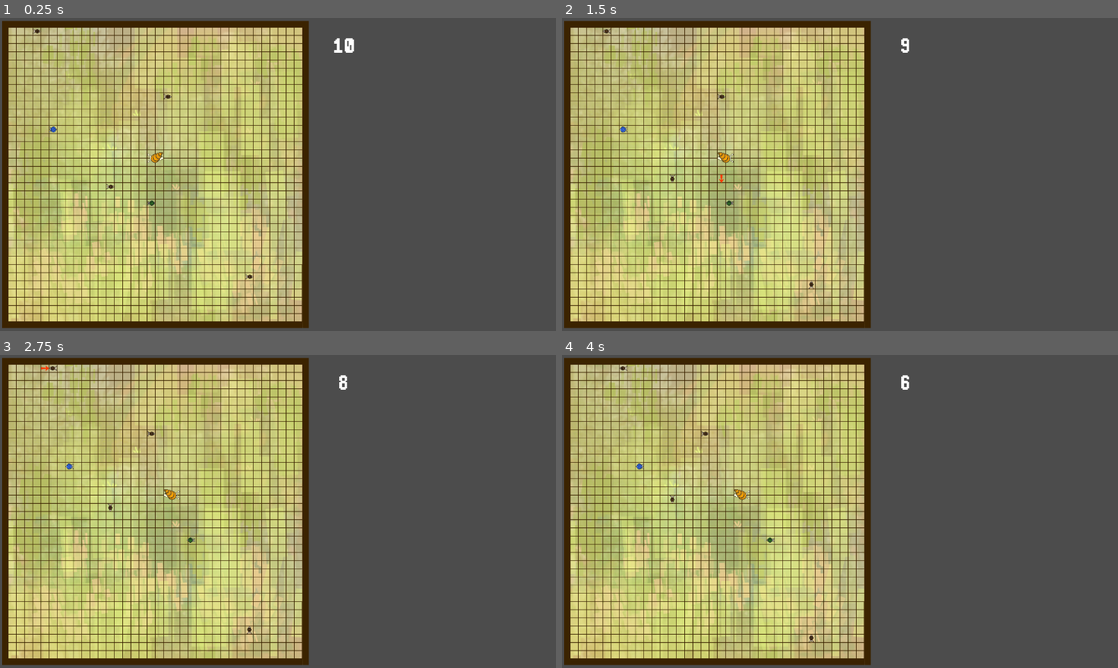
Above: before the commit, frames 1-4 (two rows, left to right).
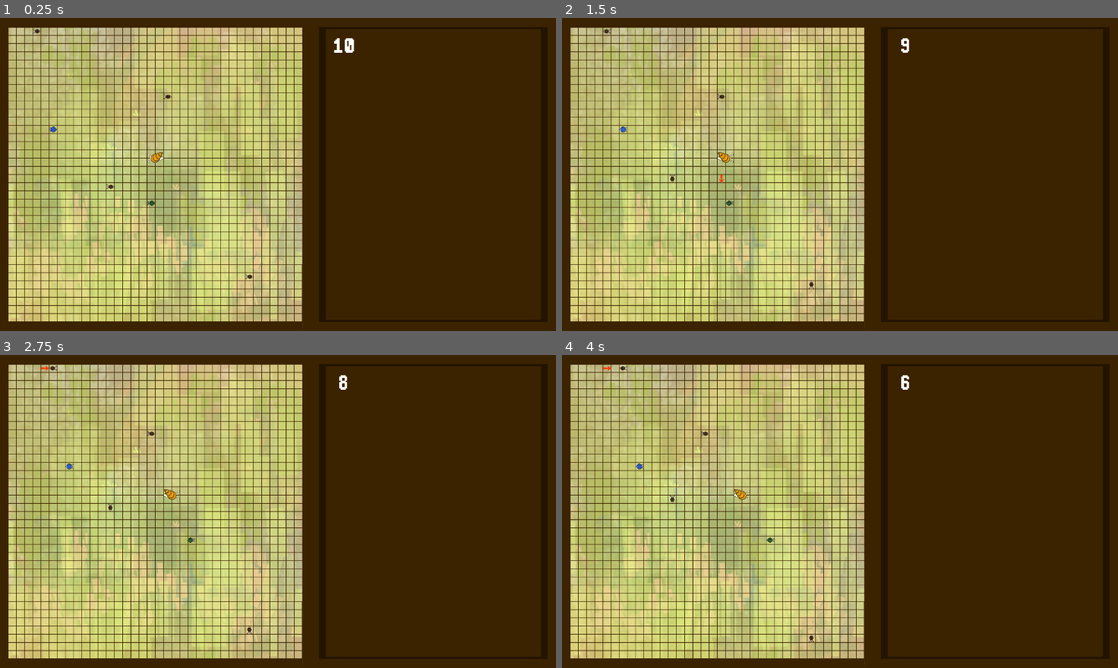
Above: after the commit, the same moments.

Repository: RNairn01/LD-51
Game: Godot game, scene res://scenes/screens/play_screen.tscn
Two runs of this game, one before a commit and one after it. Both use one fixed random seed, a clock stepped at 60 frames per second and the inputs below.
Inputs (mouse positions are in pixels of both pictures, inside the frame that each line leads up to):
- Up to frame 1 (0.25 s): no input
- Up to frame 2 (1.5 s): tap Enter at 0.5 s; move the mouse to (717, 174) at 0.52 s; right-click (717, 174) at 0.6 s; click (717, 174) at 0.67 s; move the mouse to (723, 177) at 1.27 s; click (723, 177) at 1.35 s
- Up to frame 3 (2.75 s): right-click (161, 514) at 1.55 s; move the mouse to (44, 367) at 2.02 s; right-click (44, 367) at 2.1 s; click (44, 367) at 2.17 s
- Up to frame 4 (4 s): tap Space at 2.75 s; right-click (606, 367) at 2.85 s; click (606, 367) at 2.92 s; move the mouse to (706, 433) at 3.52 s; click (706, 433) at 3.6 s; right-click (706, 433) at 3.8 s

The runs differ from the first frame. In frame 1, 46% of the frame differs, in the area x 0-100%, y 0-100%; in frame 2, 46%; in frame 3, 46%; in frame 4, 46%.

Commit message:
Fix right click delete bug with arrows

Diff:
--- a/project.godot
+++ b/project.godot
@@ -48,4 +48,5 @@
 quality/driver/driver_name="GLES2"
 vram_compression/import_etc=true
 vram_compression/import_etc2=false
+environment/default_clear_color=Color( 0.113725, 0.0666667, 0, 1 )
 environment/default_environment="res://default_env.tres"
--- a/scenes/screens/play_screen.tscn
+++ b/scenes/screens/play_screen.tscn
@@ -15,6 +15,7 @@
 [ext_resource path="res://scenes/snails/snail_big.tscn" type="PackedScene" id=13]
 [ext_resource path="res://scenes/snails/snail_speedy.tscn" type="PackedScene" id=14]
 [ext_resource path="res://scenes/snails/snail_rebel.tscn" type="PackedScene" id=15]
+[ext_resource path="res://assets/sprites/side_panel.png" type="Texture" id=16]
 
 [node name="Node2D" type="Node2D"]
 __meta__ = {
@@ -30,6 +31,16 @@
 __meta__ = {
 "_edit_lock_": true
 }
+
+[node name="Background" type="Sprite" parent="UI"]
+position = Vector2( 1088, 624 )
+scale = Vector2( 8.74667, 1.2 )
+texture = ExtResource( 16 )
+
+[node name="SidePanel" type="Sprite" parent="UI"]
+position = Vector2( 1696, 608 )
+scale = Vector2( 2.98667, 0.96 )
+texture = ExtResource( 16 )
 
 [node name="TimerLabel" type="Label" parent="UI"]
 margin_left = 1216.0
--- a/scripts/arrow.gd
+++ b/scripts/arrow.gd
@@ -13,6 +13,7 @@
 
 func _on_click(_viewport:Node, _event:InputEvent, _shape_idx:int):
 	if Input.is_action_just_pressed("right_click"):
+		arrow_place_manager.can_place = true
 		self.queue_free()
 
 func _enter_area(area: Area2D):
Not shown: 1 places in scenes/screens/play_screen.tscn that only renumber resources
